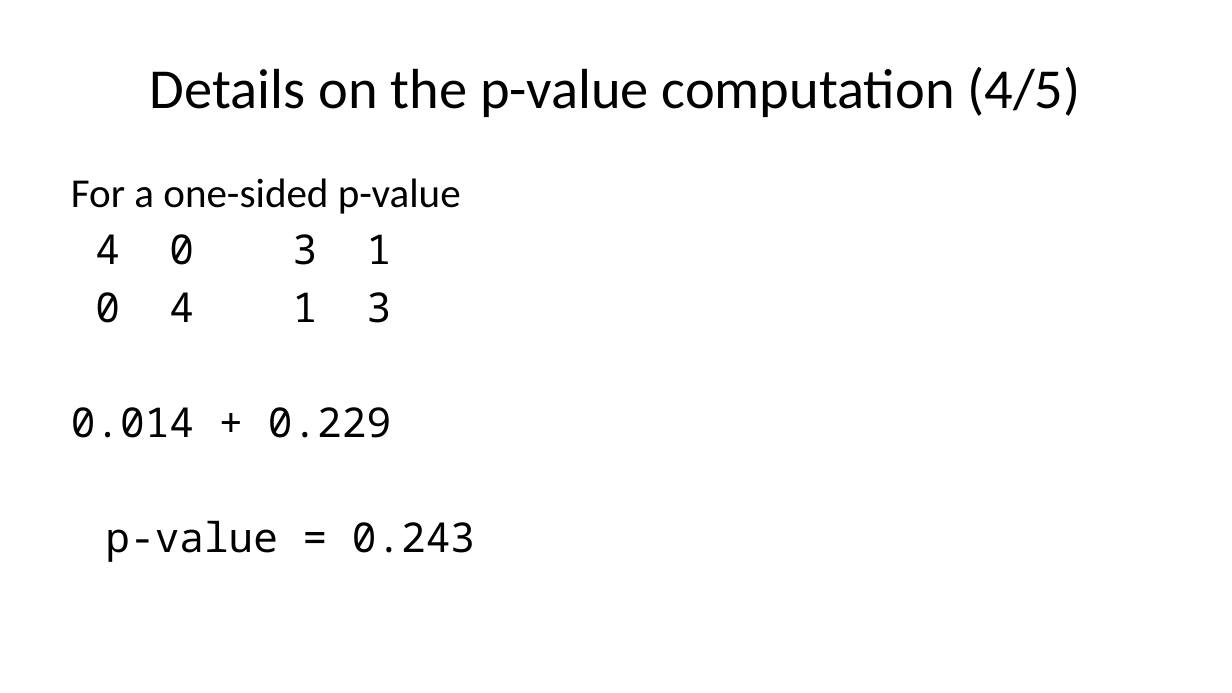
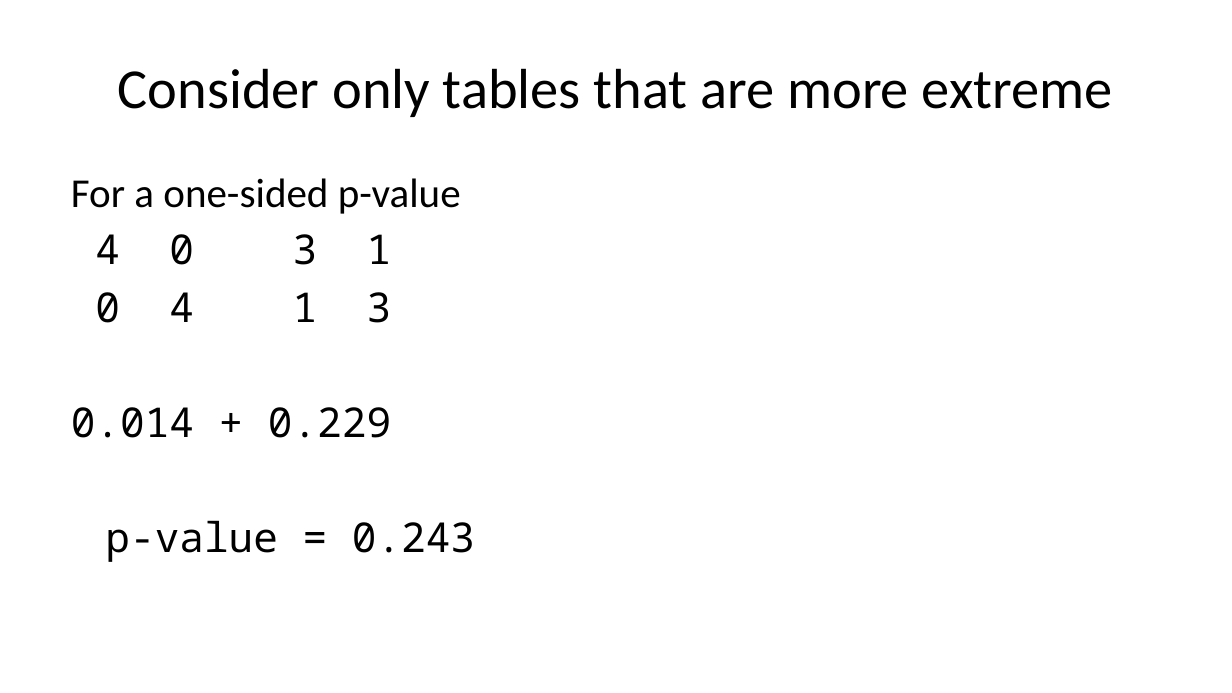
Before and after one commit to pmean/talks, a slide deck: slide 29 of exact-tests/results/exact-and-randomization-tests.pptx (slide 27 before the commit). Drawn at 1232x693 pixels with LibreOffice and Linux fonts; fonts in the diff are those of the drawing. Boxes give left, top, right and bottom in pixels: in the first picture for what was removed or moved away, otherwise in the second. Text is boxed around its words. In the diff, an @@ line names an element or a change of style, - is before the commit and + after.

```diff
--- a/exact-tests/results/exact-and-randomization-tests.pptx
+++ b/exact-tests/results/exact-and-randomization-tests.pptx
@@ title at bbox=[118, 68, 1113, 117]: text changed @@
-Details on the p-value computation (4/5)
+Consider only tables that are more extreme
```
Also in this commit, not shown: 26 other slides changed, 14 slides added, 5 slides removed, 9 other files.
